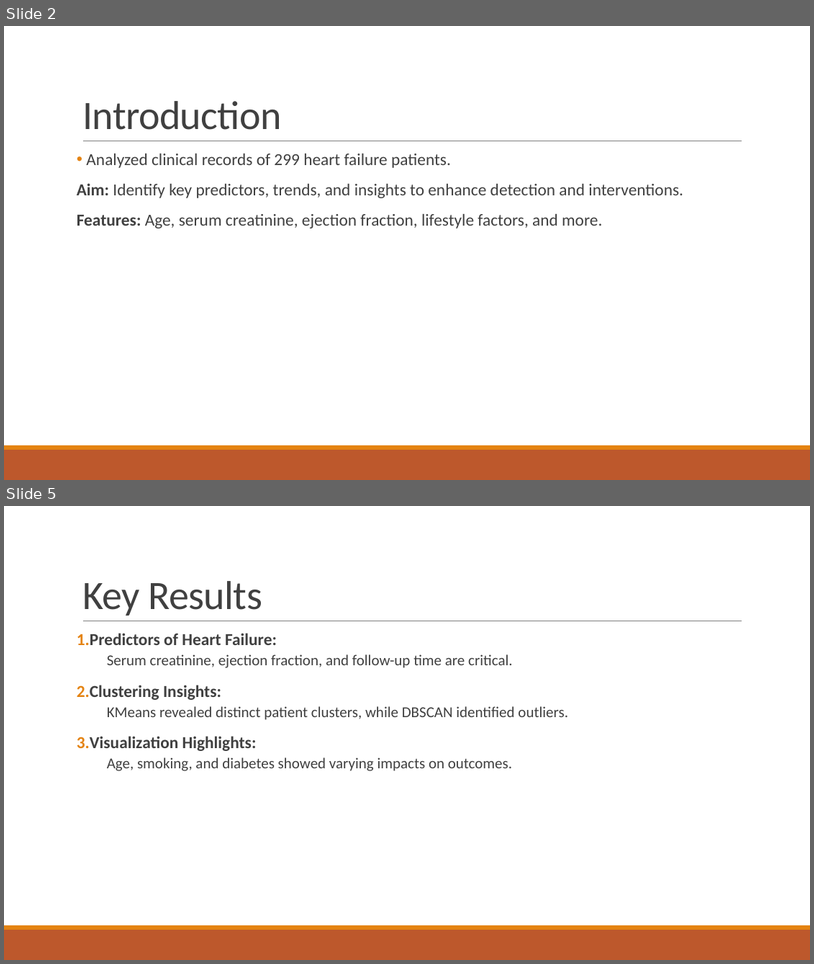
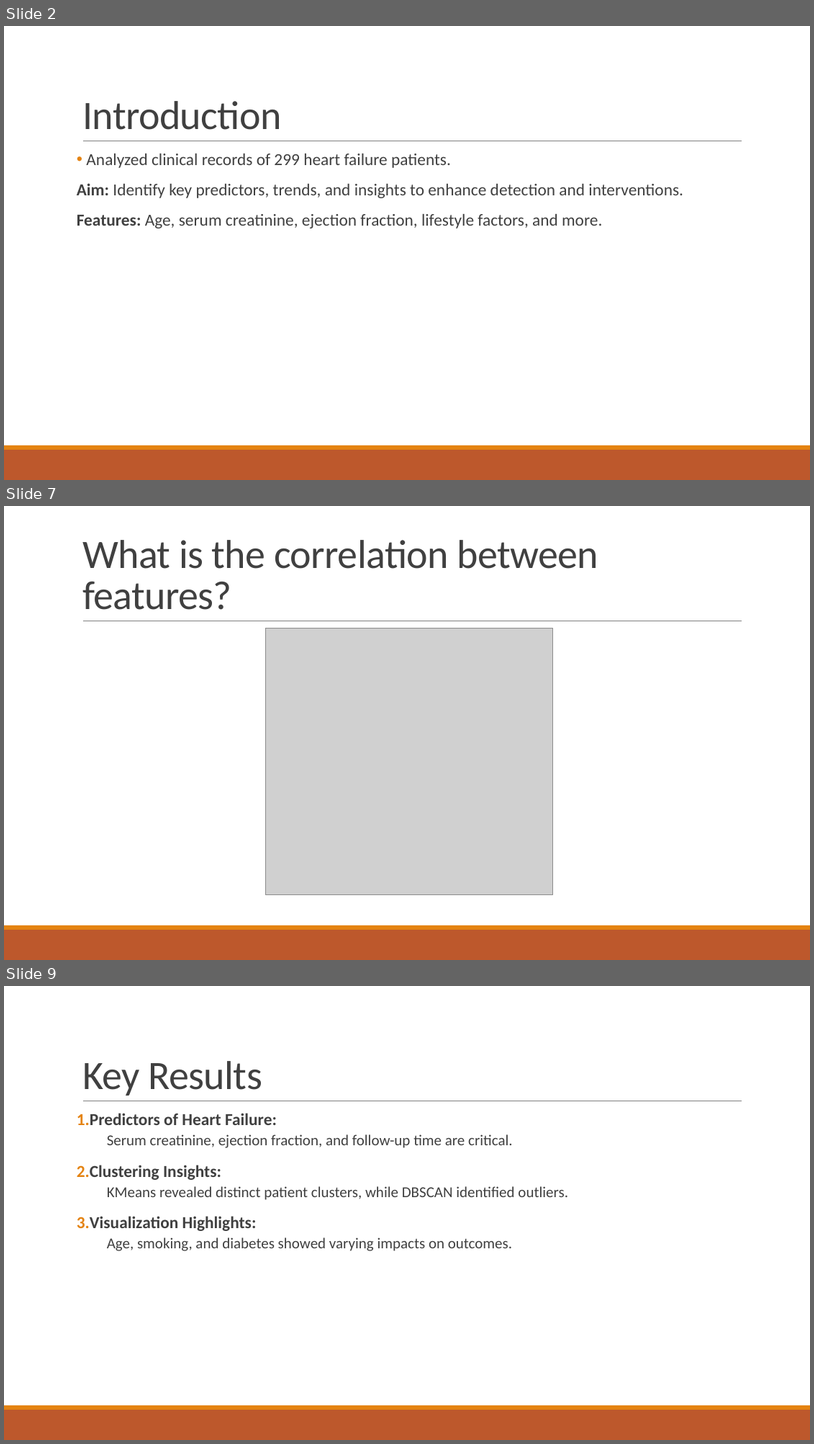
Before and after one commit to ahf-z/Heart-Failure-Analysis-and-Predictive-Modeling, a slide deck: presentation/DS project - Group 10.pptx. Shown one above the other, each under a label of ours: slides 2 and 5 before the commit, slides 2, 7 and 9 after it; the slides between them are not shown. The pictures are 814x964 and 814x1444 pixels, drawn with LibreOffice and Linux fonts; fonts in the diff are those of the drawing; grey boxes stand for pictures. Boxes give left, top, right and bottom in pixels: in the first picture for what was removed or moved away, otherwise in the second. Text is boxed around its words. In the diff, an @@ line names an element or a change of style, - is before the commit and + after.

```diff
--- a/presentation/DS project - Group 10.pptx
+++ b/presentation/DS project - Group 10.pptx
@@ slide 7 added at box(4, 506, 810, 960), background #FFFFFF; not listed: 3 template elements that a slide beside it also shows @@
@@ title added at box(82, 540, 599, 610), 48 pt, text #404040 @@
+What is the correlation between features?
@@ picture added at box(265, 628, 553, 894) @@
@@ what was slide 5 is now slide 9 @@
```
Also in this commit, not shown: 3 slides changed, 3 other slides added, 1 other file.
